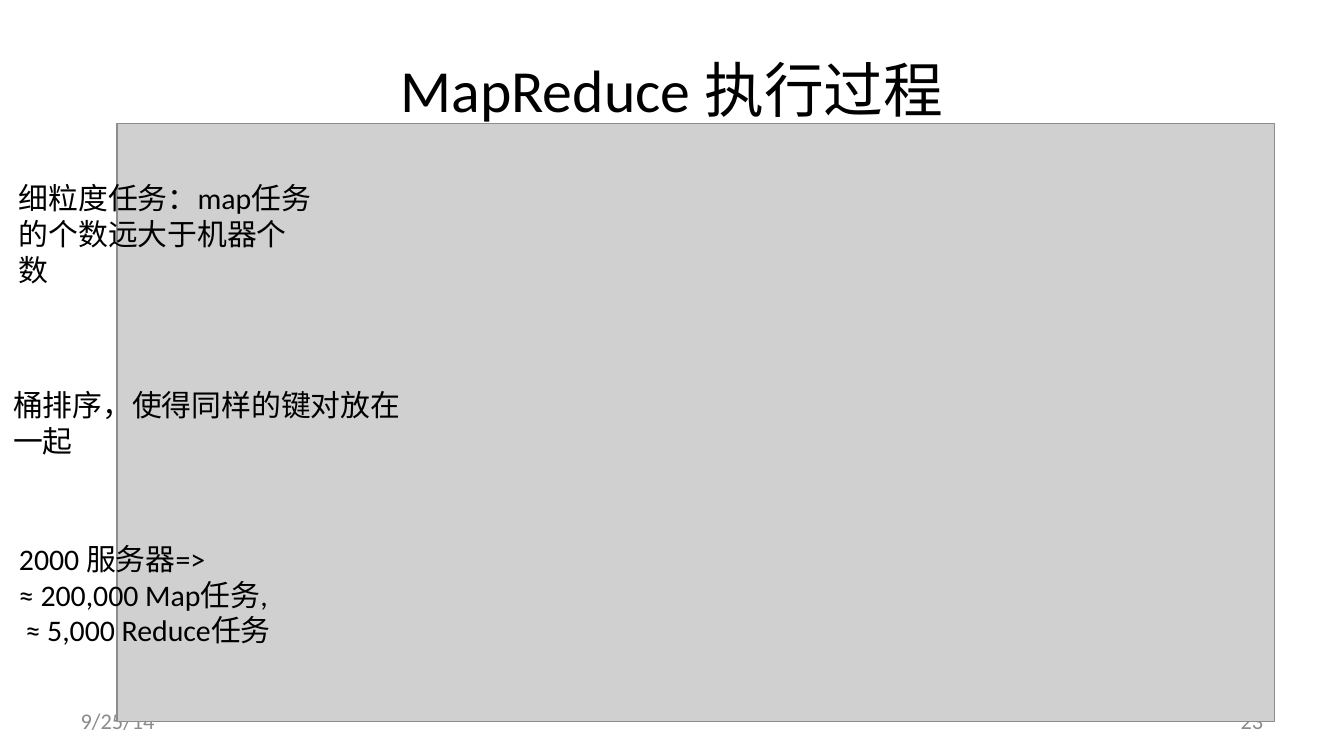
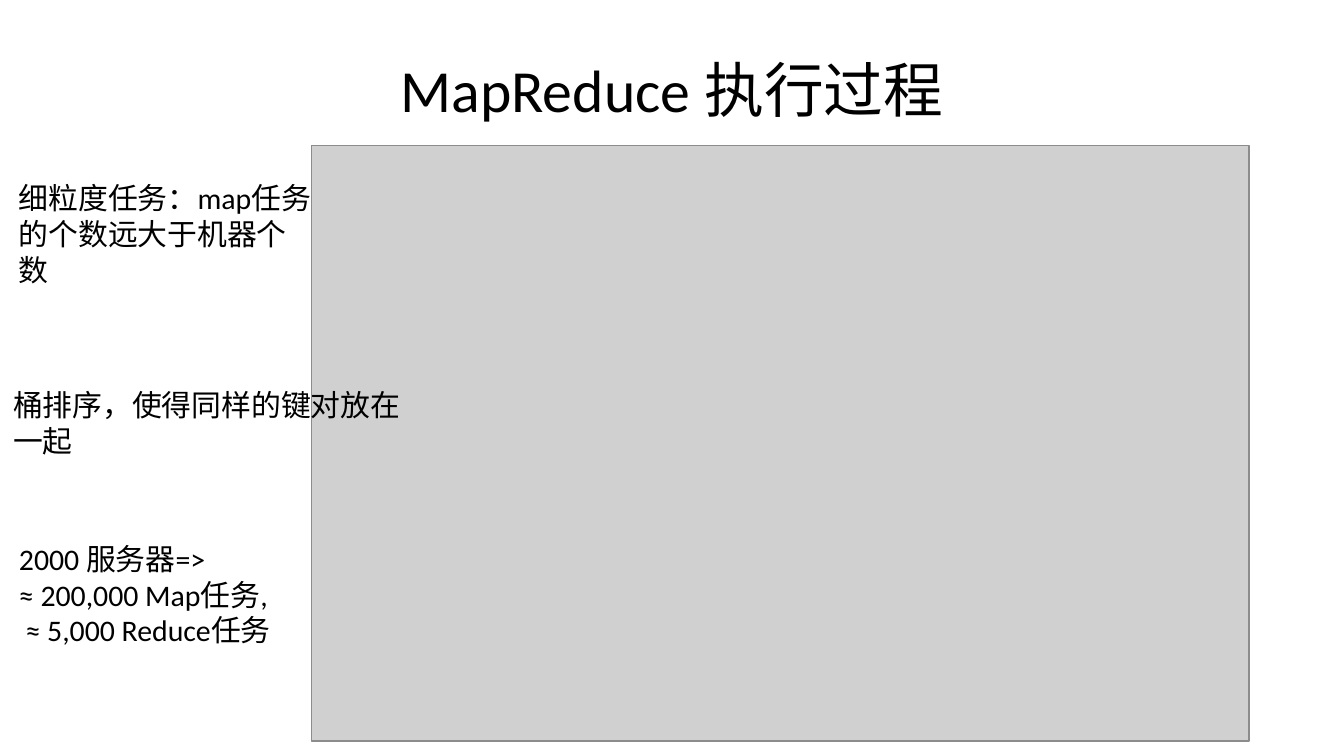
Before and after one commit to alxsoares/Foundations-of-Big-Data-System, a slide deck: slide 23 of Architecture/大数据的处理框架.pptx. Drawn at 1344x756 pixels with LibreOffice and Linux fonts; fonts in the diff are those of the drawing; grey boxes stand for pictures. Boxes give left, top, right and bottom in pixels: in the first picture for what was removed or moved away, otherwise in the second. Text is boxed around its words. In the diff, an @@ line names an element or a change of style, - is before the commit and + after.

Commit message:
minor fix

```diff
--- a/Architecture/大数据的处理框架.pptx
+++ b/Architecture/大数据的处理框架.pptx
@@ picture: place and size @@
-picture at box(117, 124, 1274, 722)
+picture at box(312, 145, 1250, 741)
@@ text removed at box(81, 710, 155, 730) @@
-9/25/14
@@ page number removed at box(1241, 721, 1264, 735) @@
-23
```
Also in this commit, not shown: 21 other slides changed, 11 slides added, 11 slides removed.
